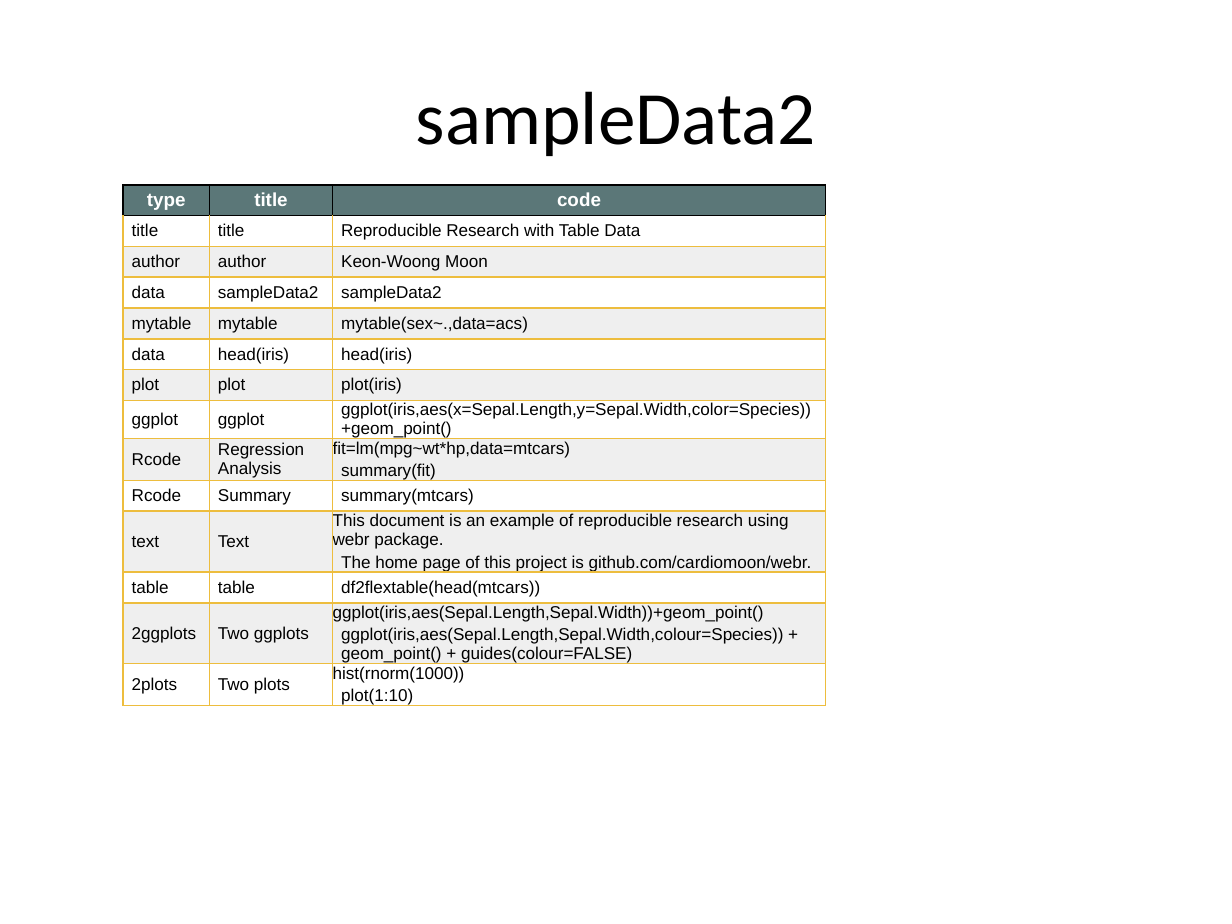
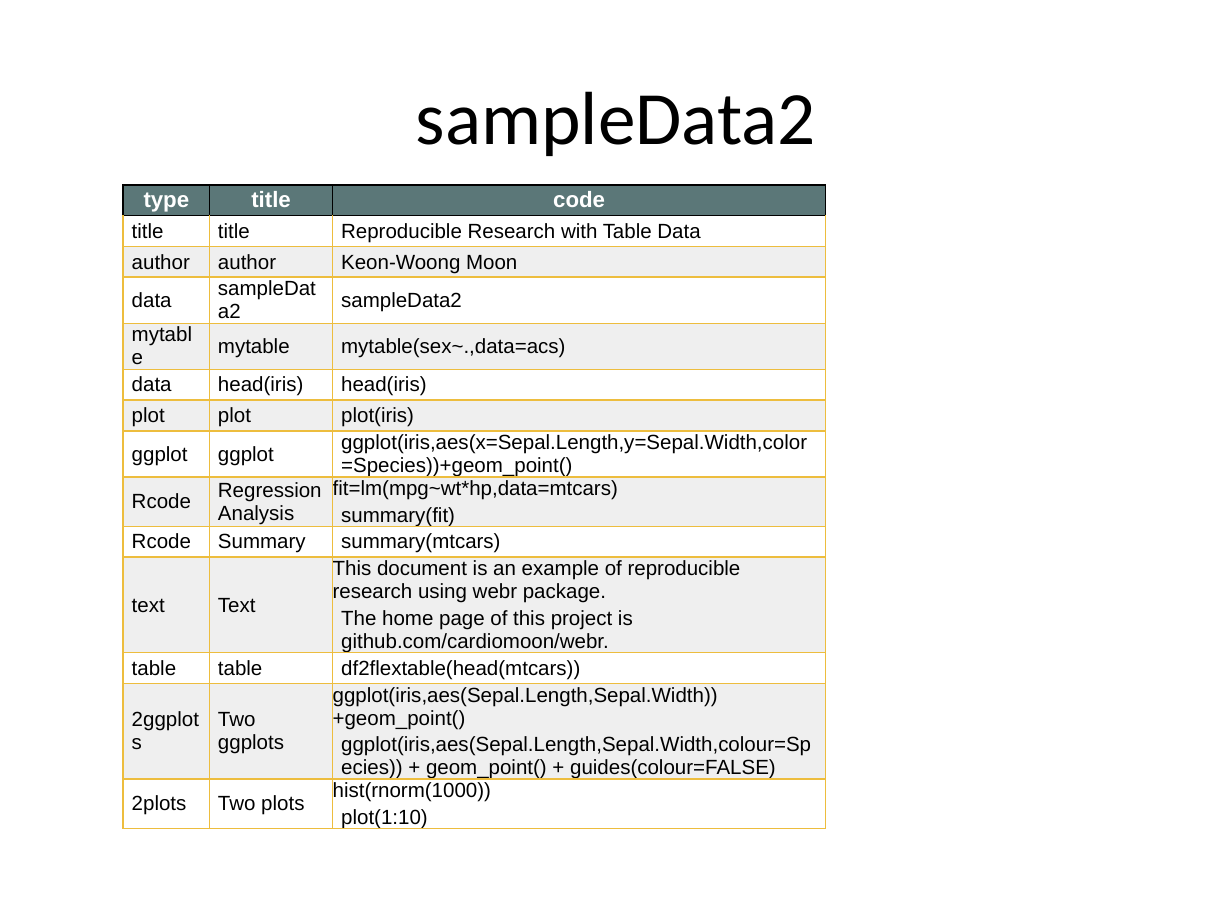
Before and after one commit to cardiomoon/rrtable, a slide deck: slide 2 of inst/doc_examples/sampleData2.pptx. Drawn at 1232x924 pixels with LibreOffice and Linux fonts; fonts in the diff are those of the drawing. Boxes give left, top, right and bottom in pixels: in the first picture for what was removed or moved away, otherwise in the second. Text is boxed around its words. In the diff, an @@ line names an element or a change of style, - is before the commit and + after.

```diff
--- a/inst/doc_examples/sampleData2.pptx
+++ b/inst/doc_examples/sampleData2.pptx
@@ table at bbox=[123, 185, 825, 832] @@
@@ size 11 to 13 pt in "type", "title", "code" @@
@@ highlight none to #FFFFFF, size 10 to 12 pt @@
@@ borders changed @@
```
Also in this commit, not shown: 9 other slides changed, 9 other files.
